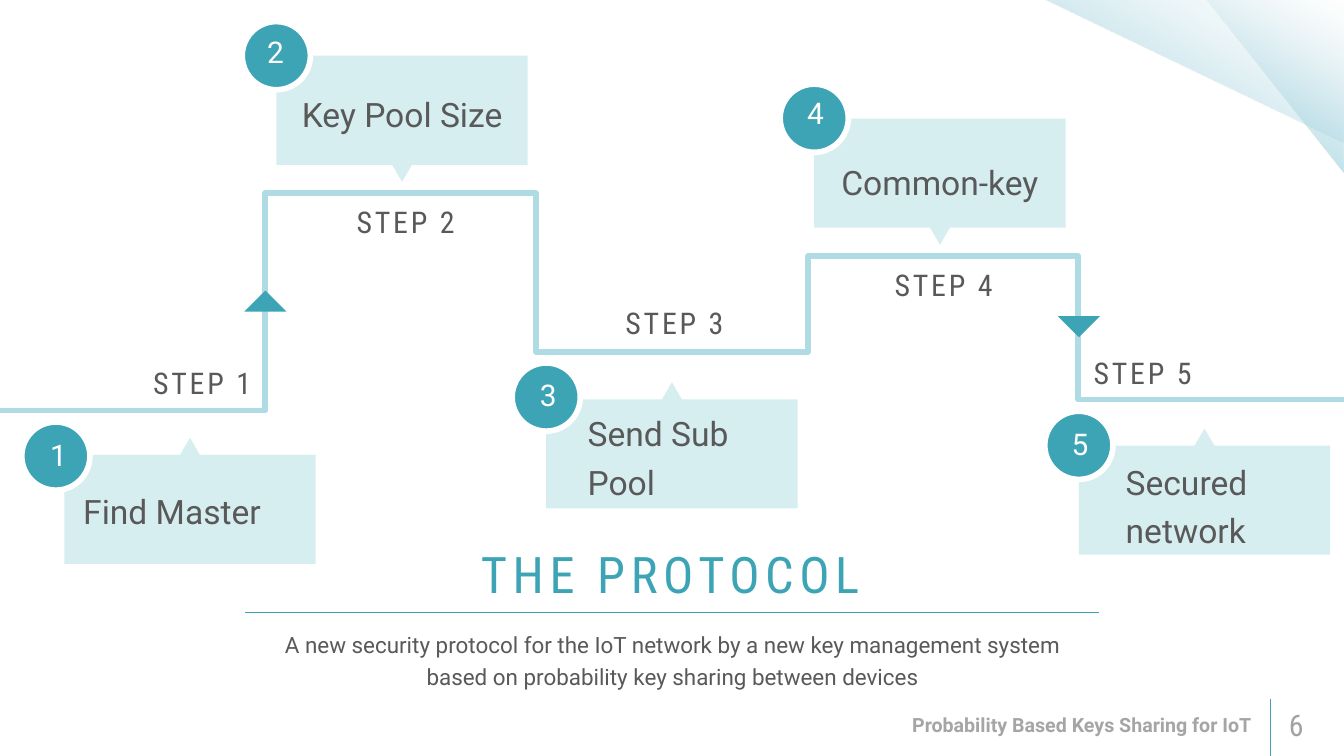
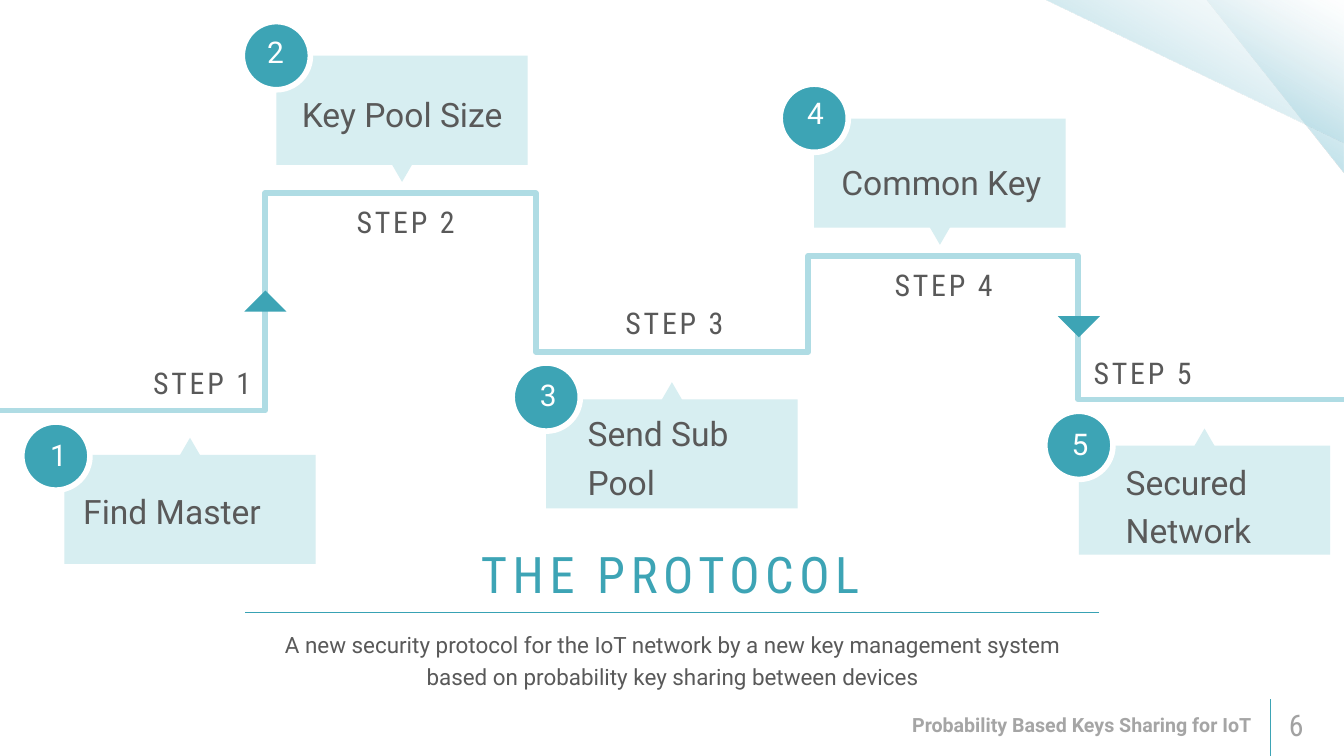
Before and after one commit to reutnagar/distributed-RSA-for-IoT, a slide deck: slide 6 of Docs/Submission/מצגת פרויקט גמר.pptx. Drawn at 1344x756 pixels with LibreOffice and Linux fonts; fonts in the diff are those of the drawing. Boxes give left, top, right and bottom in pixels: in the first picture for what was removed or moved away, otherwise in the second. Text is boxed around its words. In the diff, an @@ line names an element or a change of style, - is before the commit and + after.

Commit message:
תיקון אות במצגת...

```diff
--- a/Docs/Submission/מצגת פרויקט גמר.pptx
+++ b/Docs/Submission/מצגת פרויקט גמר.pptx
@@ text at (x1=841, y1=171, x2=1041, y2=202): text changed @@
-Common-key
+Common Key
@@ text at (x1=1126, y1=470, x2=1252, y2=544): text changed @@
-Secured network
+Secured Network
```
